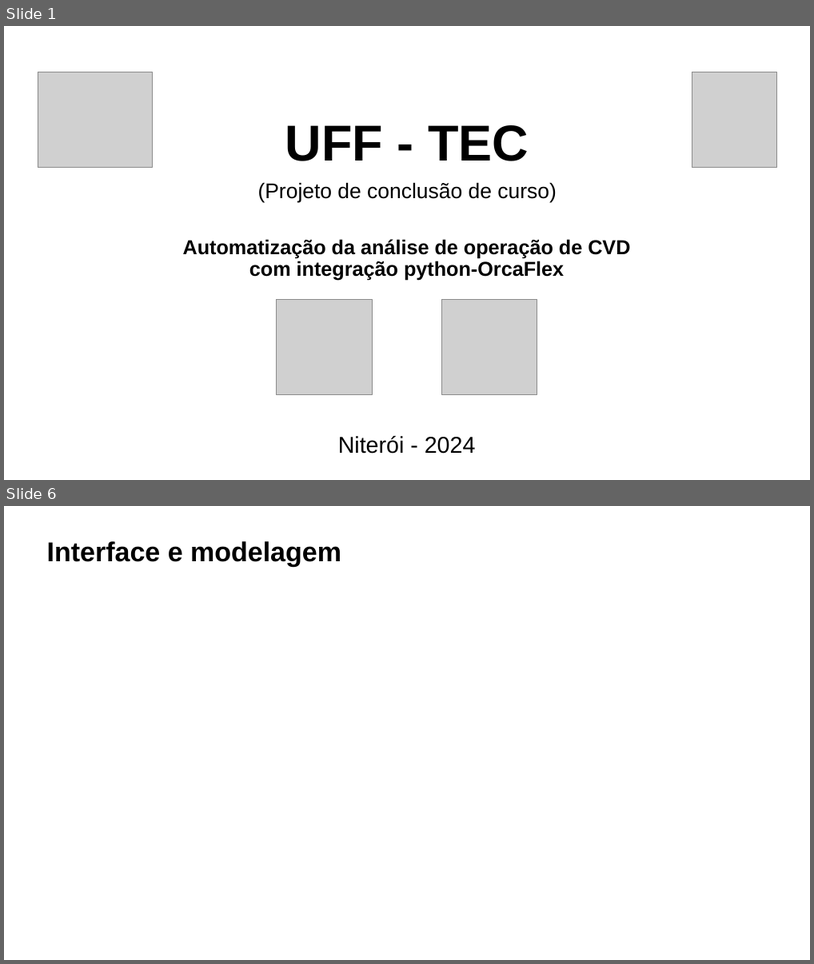
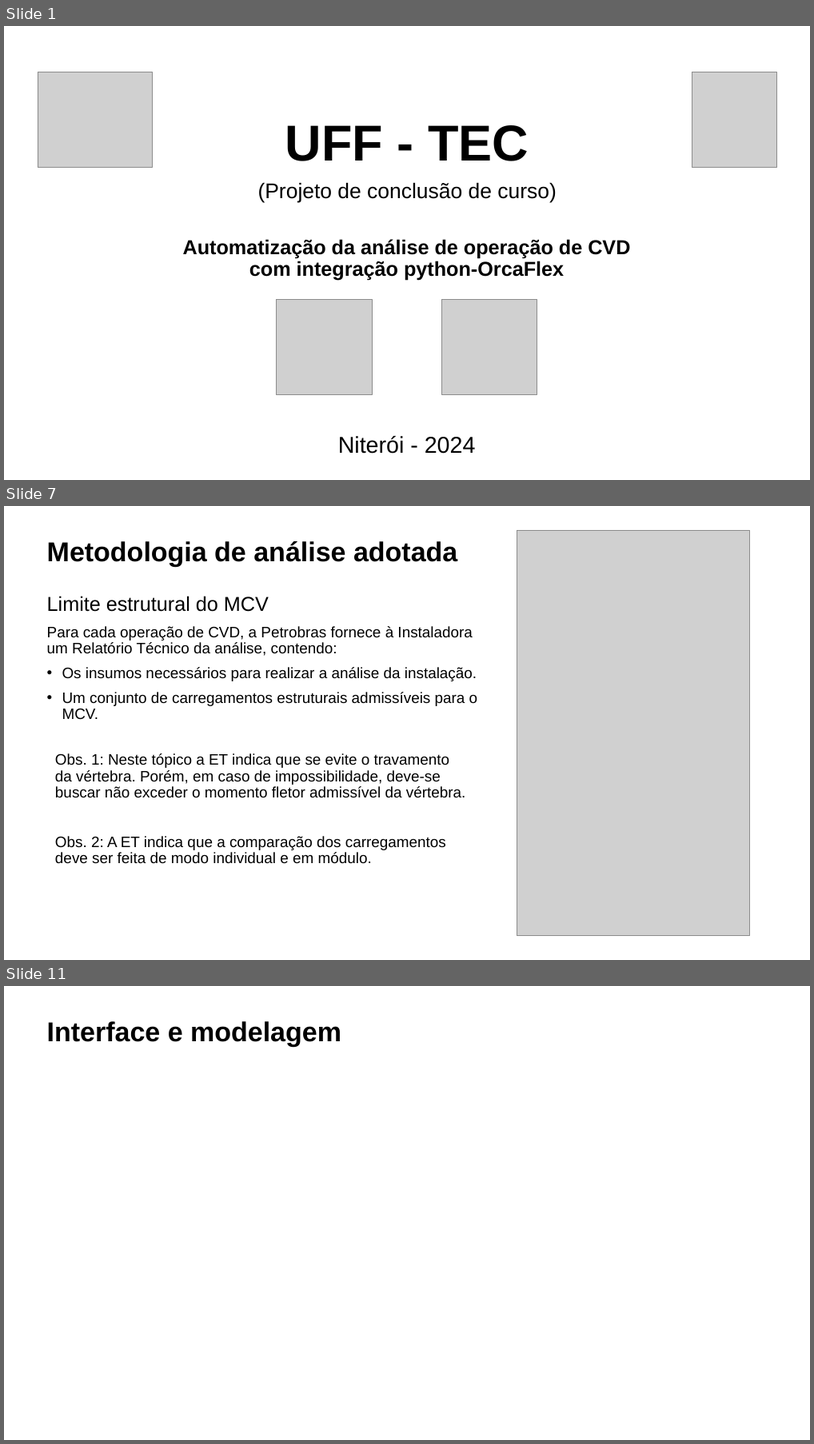
Before and after one commit to LandieTW/tcc, a slide deck: project/4-presentation/TCC - Daniel Teixeira Wanderley-WSMJ09P90N.pptx. Shown one above the other, each under a label of ours: slides 1 and 6 before the commit, slides 1, 7 and 11 after it; the slides between them are not shown. The pictures are 814x964 and 814x1444 pixels, drawn with LibreOffice and Linux fonts; fonts in the diff are those of the drawing; grey boxes stand for pictures. Boxes give left, top, right and bottom in pixels: in the first picture for what was removed or moved away, otherwise in the second. Text is boxed around its words. In the diff, an @@ line names an element or a change of style, - is before the commit and + after.

```diff
--- a/project/4-presentation/TCC - Daniel Teixeira Wanderley-WSMJ09P90N.pptx
+++ b/project/4-presentation/TCC - Daniel Teixeira Wanderley-WSMJ09P90N.pptx
@@ slide 7 added at (x1=4, y1=506, x2=810, y2=960), background #FFFFFF @@
@@ rectangle added at (x1=5, y1=507, x2=95, y2=524), fill #FFFFFF, outline #FFFFFF 1 pt @@
@@ text added at (x1=47, y1=541, x2=458, y2=566), 32.4 pt, text #000000, bold @@
+Metodologia de análise adotada
@@ picture added at (x1=517, y1=530, x2=750, y2=935) @@
@@ text added at (x1=47, y1=596, x2=478, y2=719), 18 pt, text #000000 @@
+Limite estrutural do MCV
+Para cada operação de CVD, a Petrobras fornece à Instaladora um Relatório Técnico da análise, contendo:
+• Os insumos necessários para realizar a análise da instalação.
+• Um conjunto de carregamentos estruturais admissíveis para o MCV.
@@ text added at (x1=55, y1=753, x2=466, y2=864), 18 pt, text #000000 @@
+Obs. 1: Neste tópico a ET indica que se evite o travamento da vértebra. Porém, em caso de impossibilidade, deve-se buscar não exceder o momento fletor admissível da vértebra.
+Obs. 2: A ET indica que a comparação dos carregamentos deve ser feita de modo individual e em módulo.
@@ what was slide 6 is now slide 11 @@
```
Also in this commit, not shown: 3 slides changed, 6 other slides added, 1 slide removed, 4 other files.
